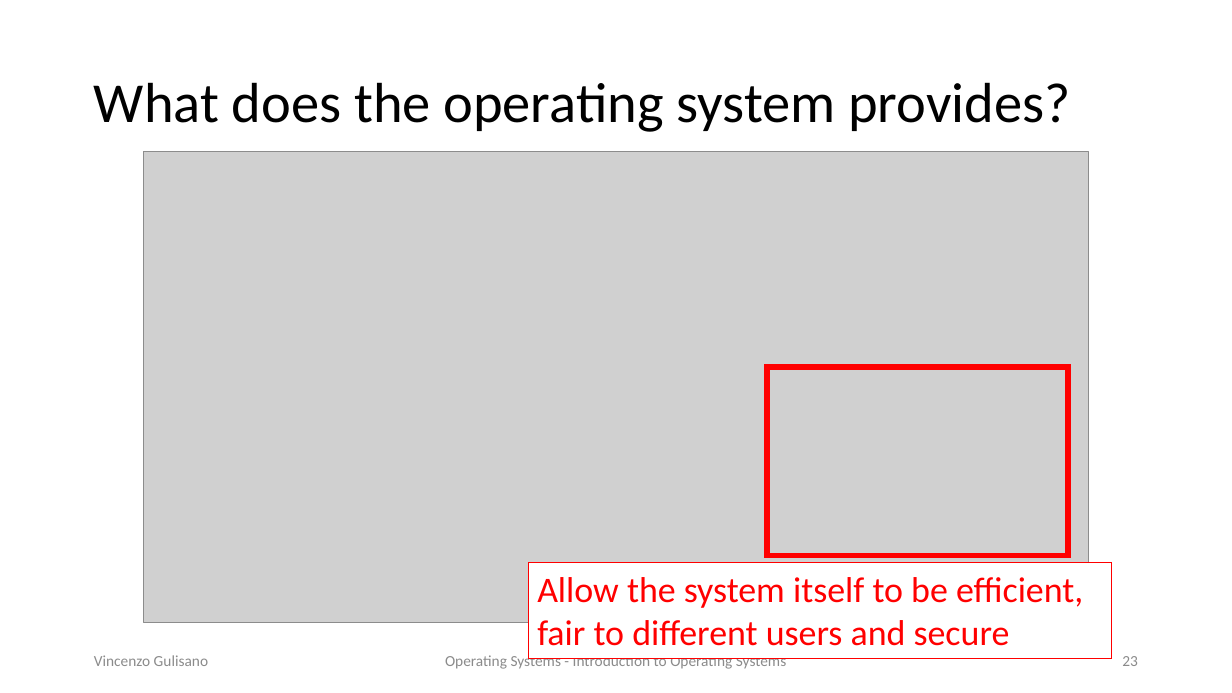
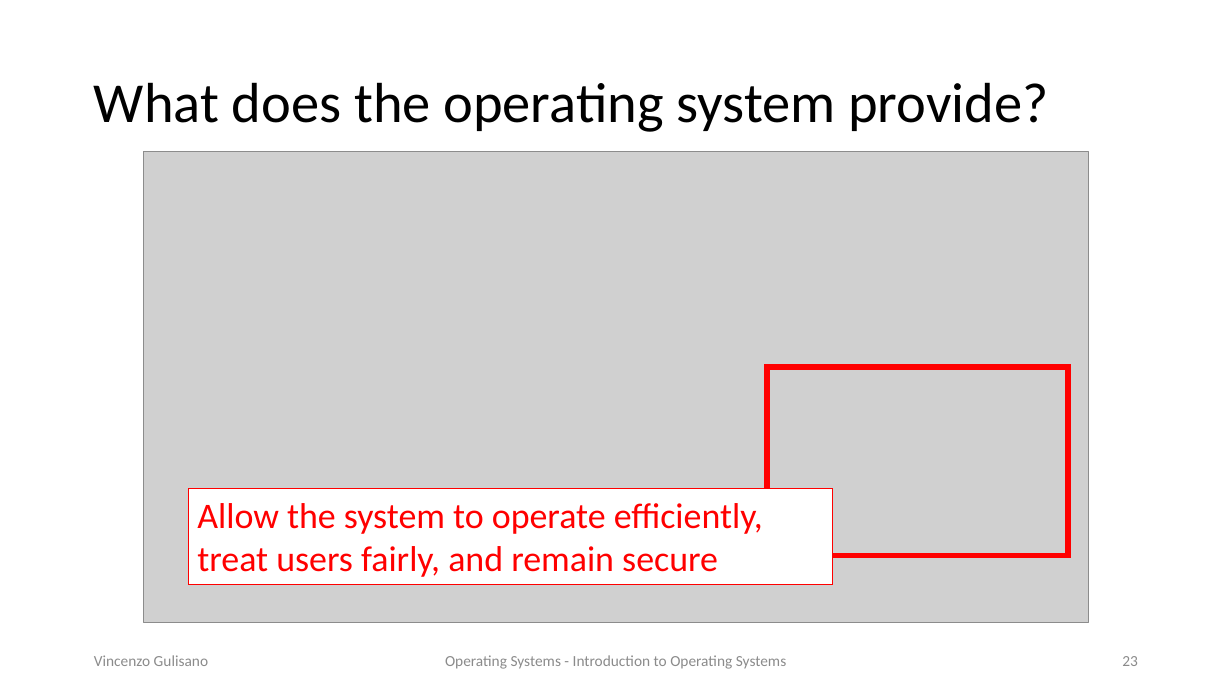
Before and after one commit to vincenzo-gulisano/os_material, a slide deck: slide 23 of slides/introduction_os.pptx. Drawn at 1232x693 pixels with LibreOffice and Linux fonts; fonts in the diff are those of the drawing; grey boxes stand for pictures. Boxes give left, top, right and bottom in pixels: in the first picture for what was removed or moved away, otherwise in the second. Text is boxed around its words. In the diff, an @@ line names an element or a change of style, - is before the commit and + after.

```diff
--- a/slides/introduction_os.pptx
+++ b/slides/introduction_os.pptx
@@ title at (94, 82, 1048, 132): text changed @@
-What does the operating system provides?
+What does the operating system provide?
@@ rectangle "Allow the system to operate ...": place and size @@
-rectangle "Allow the system to operate ..." at (529, 563, 1113, 659)
+rectangle "Allow the system to operate ..." at (189, 488, 833, 584)
@@ text in rectangle at (197, 503, 763, 577): text changed @@
-Allow the system itself to be efficient, fair to different users and secure
+Allow the system to operate efficiently, treat users fairly, and remain secure
```
Also in this commit, not shown: 33 other slides changed, 2 other files.
